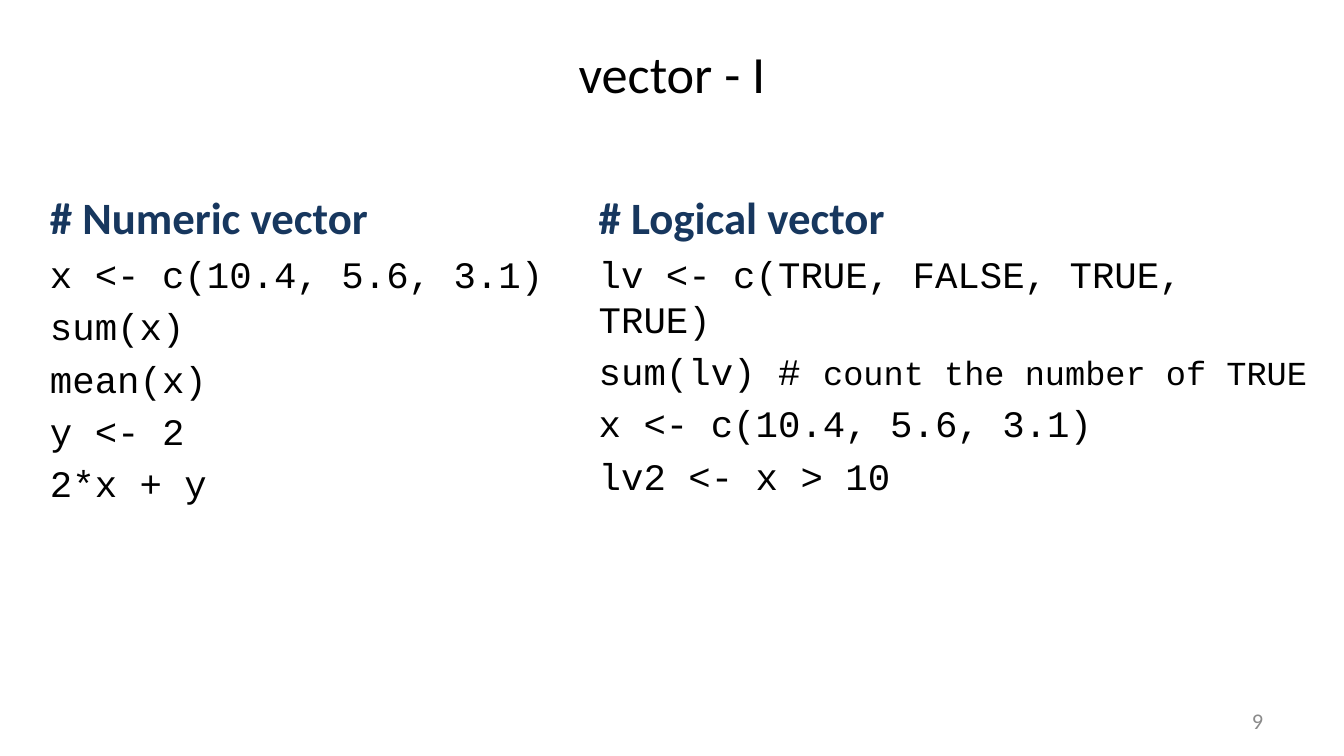
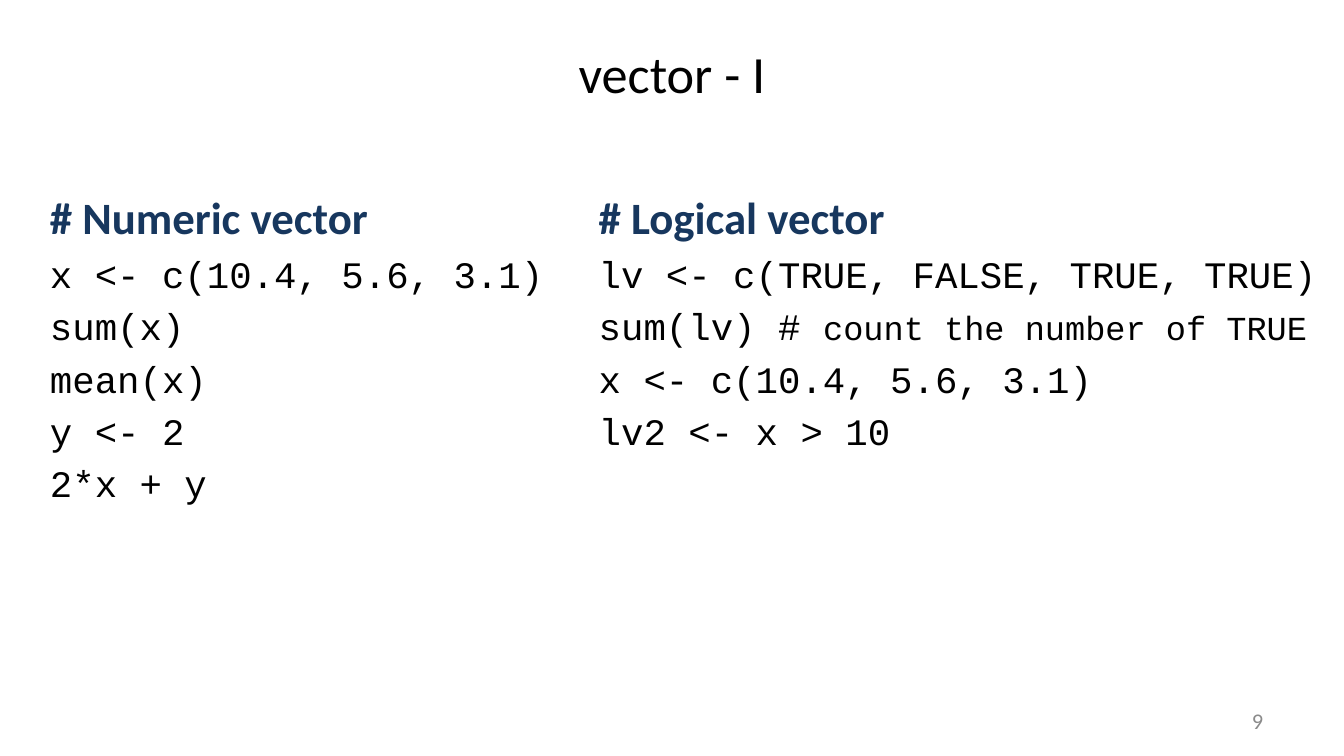
Before and after one commit to liu3zhenlab/teaching, a slide deck: slide 9 of PLPTH813Bioinformatis/2025/2_lab/lab07_R.pptx. Drawn at 1344x756 pixels with LibreOffice and Linux fonts; fonts in the diff are those of the drawing. Boxes give left, top, right and bottom in pixels: in the first picture for what was removed or moved away, otherwise in the second. Text is boxed around its words. In the diff, an @@ line names an element or a change of style, - is before the commit and + after.

```diff
--- a/PLPTH813Bioinformatis/2025/2_lab/lab07_R.pptx
+++ b/PLPTH813Bioinformatis/2025/2_lab/lab07_R.pptx
@@ text "# Logical vector" rewrapped from box(599, 202, 1307, 491) to box(599, 202, 1316, 446) @@
```
Also in this commit, not shown: 4 other slides changed, 4 other files.
